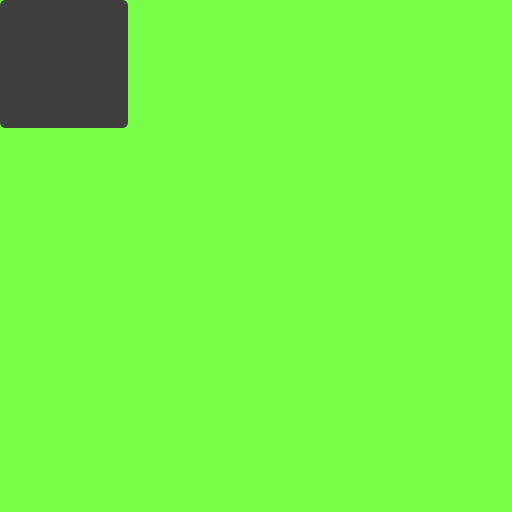
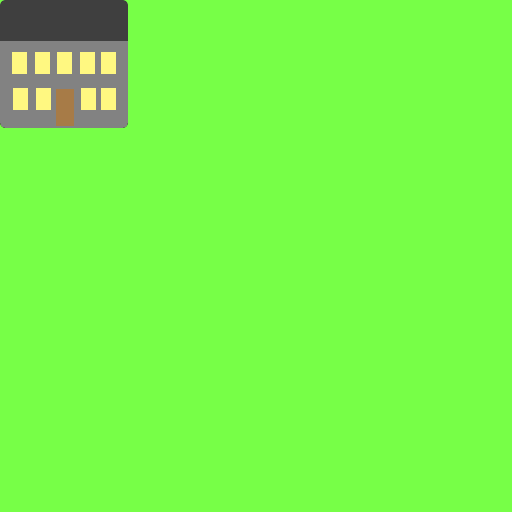
Layered file, before and after one edit (512px x 512px). Changes by layer:
painted on "Background" over bbox(0, 41, 128, 128)
